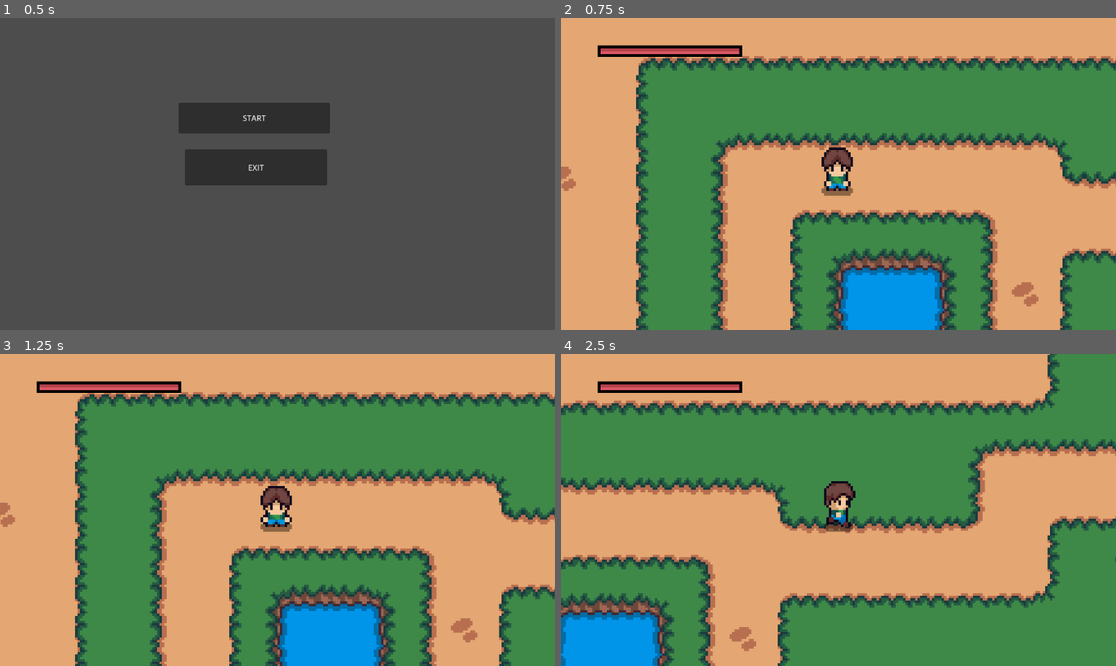
Above: before the commit, frames 1-4 (two rows, left to right).
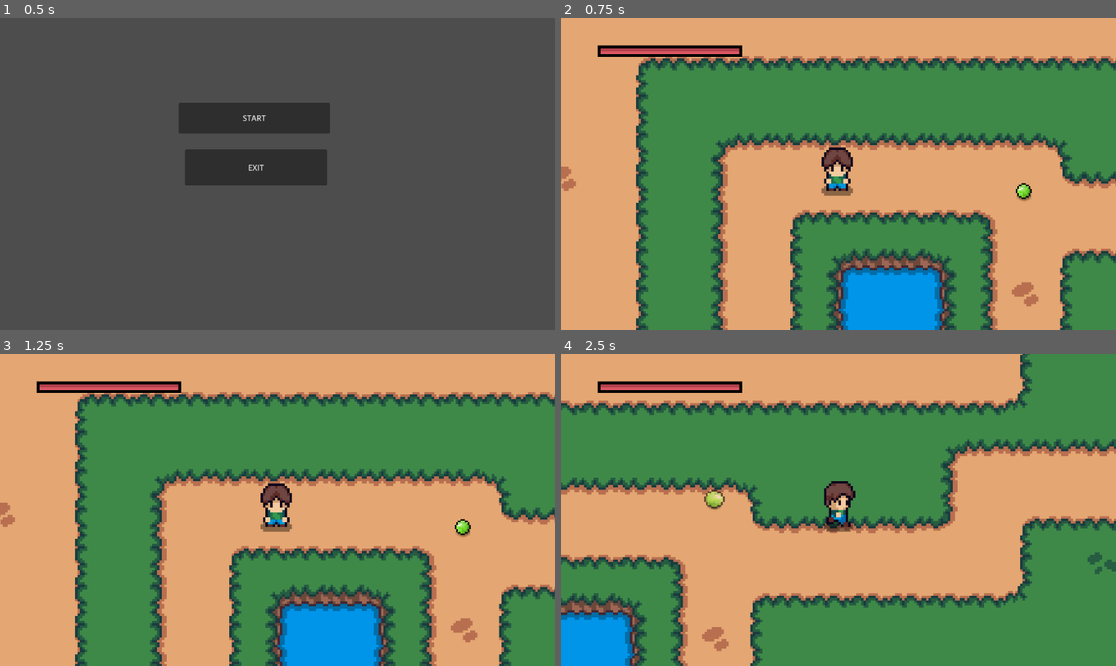
Above: after the commit, the same moments.

Repository: JoshuaPondStudios/lumenfall
Game: Godot game, scene res://Scenes/main_menu.tscn
Two runs of this game, one before a commit and one after it. Both use one fixed random seed, a clock stepped at 60 frames per second and the inputs below.
Inputs:
- Up to frame 1 (0.5 s): no input
- Up to frame 2 (0.75 s): click "START" at 0.5 s
- Up to frame 3 (1.25 s): no input
- Up to frame 4 (2.5 s): tap Enter at 1.25 s; hold D (right) from 1.28 s (still down); tap J (attack) at 1.35 s; tap W (up) at 1.52, 1.82, 2.27 s; tap Space (dash) at 1.55, 2.1 s; tap H (heal) at 2.3 s

Frame 1 is identical in both runs. In frame 2, 0.2% of the frame differs, in the area x 47-85%, y 51-59%; in frame 3, 0.5%; in frame 4, 19%, in the area x 0-100%, y 0-100%.

Commit message:
Better Animations

Diff:
--- a/Inventory/Items/slimeball_drop.tres
+++ b/Inventory/Items/slimeball_drop.tres
@@ -1,10 +1,10 @@
-[gd_resource type="Resource" script_class="DropItemData" load_steps=3 format=3 uid="uid://dpdj1v56vu7e3"]
+[gd_resource type="Resource" script_class="DropItemData" load_steps=3 format=3 uid="uid://cqh2c714aidbj"]
 
-[ext_resource type="PackedScene" uid="uid://co145bjht0r03" path="res://Scenes/slime_ball_collectable.tscn" id="1_svsfx"]
+[ext_resource type="PackedScene" uid="uid://dek4i2vybna6p" path="res://Scenes/slimeball_item.tscn" id="1_svsfx"]
 [ext_resource type="Script" uid="uid://dbdwgwb5n23ck" path="res://Scripts/DropitemData.gd" id="2_ygpqe"]
 
 [resource]
 script = ExtResource("2_ygpqe")
 scene = ExtResource("1_svsfx")
-chance = 0.4
+chance = 0.1
 metadata/_custom_type_script = "uid://dbdwgwb5n23ck"
--- a/Inventory/Scripts/heal_item.gd
+++ b/Inventory/Scripts/heal_item.gd
@@ -1,10 +1,52 @@
 extends Area2D
 
 @export var item: InvItem
+@export var pickup_sound: AudioStream
+
 var player = null
+var collected = false
+var timer := 0.0
+var collect_time := 0.4 # bisschen knackiger
+
+var spin_speed := 20.0  # schneller drehen (vorher 8)
+var rise_speed := 60.0  # weniger hoch steigen (vorher 120)
+
+@onready var sprite = $Shadow/ItemSprite
+@onready var audio = AudioStreamPlayer.new()
+
+func _ready() -> void:
+	add_child(audio)
 
 func _on_body_entered(body: Node2D) -> void:
+	if collected:
+		return
 	if body.is_in_group("player"):
 		player = body
 		player.collect(item)
-		queue_free()
+		collected = true
+		$CollisionShape2D.disabled = true
+		set_process(true)
+
+		# SOUND
+		audio.stream = pickup_sound
+		audio.play()
+
+		# GLÜHEN
+		sprite.modulate = Color(1, 1, 1, 1) * 2.0 # Überhellen
+
+func _process(delta: float) -> void:
+	if collected:
+		timer += delta
+		position.y -= rise_speed * delta
+
+		# Glühen abklingen lassen
+		sprite.modulate = sprite.modulate.lerp(Color(1, 1, 1, 0), delta * 5)
+
+		# Fake-3D Spin
+		sprite.scale.x = sin(timer * spin_speed) * 1.1
+
+		# Weiches Pulsieren
+		sprite.scale.y = 1.0 + sin(timer * 24.0) * 0.08
+
+		if timer >= collect_time:
+			queue_free()
--- a/Scenes/heal_item.tscn
+++ b/Scenes/heal_item.tscn
@@ -1,20 +1,31 @@
-[gd_scene load_steps=5 format=3 uid="uid://c1togd1q205ef"]
+[gd_scene load_steps=7 format=3 uid="uid://c1togd1q205ef"]
 
 [ext_resource type="Script" uid="uid://71e0o1ujsypy" path="res://Inventory/Scripts/heal_item.gd" id="1_d6ei1"]
 [ext_resource type="Texture2D" uid="uid://fqbmcbesjyrb" path="res://Assets/Items/heal/heal.png" id="1_ushss"]
 [ext_resource type="Resource" uid="uid://jgbe6us1cwq2" path="res://Inventory/Items/heal.tres" id="2_x5udk"]
+[ext_resource type="Texture2D" uid="uid://gflm1pykhggs" path="res://Assets/Items/shadow.png" id="3_45wls"]
+[ext_resource type="AudioStream" uid="uid://db475uurdamqd" path="res://Sounds/health-pickup-6860.mp3" id="3_gilo2"]
 
 [sub_resource type="CircleShape2D" id="CircleShape2D_d6ei1"]
-radius = 8.0
+radius = 5.0
 
 [node name="HealItem" type="Area2D"]
 script = ExtResource("1_d6ei1")
 item = ExtResource("2_x5udk")
+pickup_sound = ExtResource("3_gilo2")
 
 [node name="CollisionShape2D" type="CollisionShape2D" parent="."]
 shape = SubResource("CircleShape2D_d6ei1")
 
-[node name="Sprite2D" type="Sprite2D" parent="."]
+[node name="Shadow" type="Sprite2D" parent="."]
+self_modulate = Color(1, 1, 1, 0.470588)
+position = Vector2(0, 2.13379)
+scale = Vector2(0.75, 0.716553)
+texture = ExtResource("3_45wls")
+
+[node name="ItemSprite" type="Sprite2D" parent="Shadow"]
+position = Vector2(0, -2.97785)
+scale = Vector2(0.8, 0.837342)
 texture = ExtResource("1_ushss")
 
 [connection signal="area_entered" from="." to="." method="_on_area_entered"]
--- a/Scenes/level1.tscn
+++ b/Scenes/level1.tscn
@@ -10,6 +10,7 @@
 [ext_resource type="Script" uid="uid://bnsocndtg4ng2" path="res://Scripts/SlimeSpawner.gd" id="7_cpkqv"]
 [ext_resource type="PackedScene" uid="uid://cxbs6phre502r" path="res://Scenes/rare_heal_item.tscn" id="11_cpkqv"]
 [ext_resource type="PackedScene" uid="uid://mfyq12iil8vs" path="res://Scenes/pause_menu.tscn" id="11_rqhku"]
+[ext_resource type="PackedScene" uid="uid://dek4i2vybna6p" path="res://Scenes/slimeball_item.tscn" id="12_cpkqv"]
 [ext_resource type="PackedScene" uid="uid://c1togd1q205ef" path="res://Scenes/heal_item.tscn" id="12_d1mwp"]
 
 [sub_resource type="TileSetAtlasSource" id="TileSetAtlasSource_i8ckr"]
@@ -157,6 +158,12 @@
 [node name="HealItem6" parent="." instance=ExtResource("11_cpkqv")]
 position = Vector2(501, 198)
 
+[node name="HealItem7" parent="." instance=ExtResource("12_cpkqv")]
+position = Vector2(141, 98)
+
+[node name="HealItem8" parent="." instance=ExtResource("12_cpkqv")]
+position = Vector2(103, 29)
+
 [node name="UI" type="CanvasLayer" parent="."]
 
 [node name="PauseMenu" parent="UI" instance=ExtResource("11_rqhku")]
--- a/Scenes/player.tscn
+++ b/Scenes/player.tscn
@@ -1,9 +1,9 @@
-[gd_scene load_steps=22 format=3 uid="uid://bf6gsr2n5c1b7"]
+[gd_scene load_steps=23 format=3 uid="uid://bf6gsr2n5c1b7"]
 
 [ext_resource type="Script" uid="uid://f6013be0kiij" path="res://Scripts/player.gd" id="1_muy17"]
-[ext_resource type="Texture2D" uid="uid://se1nubj35myy" path="res://Assets/Player/PlayerNEW-export.png" id="2_cvnsp"]
 [ext_resource type="Resource" uid="uid://cu51mb6hyh14n" path="res://Inventory/PlayerInv.tres" id="2_x3wgy"]
 [ext_resource type="Texture2D" uid="uid://cq8mcktfxdjfs" path="res://Assets/UI/HealthBar/under.png" id="3_vgqql"]
+[ext_resource type="Texture2D" uid="uid://dcbqhxy1wisf6" path="res://Assets/Player/Player2.png" id="3_x3wgy"]
 [ext_resource type="Texture2D" uid="uid://bsa8nifalf2q6" path="res://Assets/UI/HealthBar/progress.png" id="4_fkybt"]
 [ext_resource type="PackedScene" uid="uid://87fjtxx0nulq" path="res://Scenes/inv_ui.tscn" id="6_x3wgy"]
 
@@ -39,7 +39,7 @@
 "times": PackedFloat32Array(0, 0.3),
 "transitions": PackedFloat32Array(1, 1),
 "update": 0,
-"values": [42, 45]
+"values": [31, 33]
 }
 
 [sub_resource type="Animation" id="Animation_xhxvj"]
@@ -55,7 +55,7 @@
 "times": PackedFloat32Array(0, 0.3),
 "transitions": PackedFloat32Array(1, 1),
 "update": 0,
-"values": [48, 51]
+"values": [34, 36]
 }
 
 [sub_resource type="Animation" id="Animation_kxe4b"]
@@ -71,23 +71,39 @@
 "times": PackedFloat32Array(0, 0.3),
 "transitions": PackedFloat32Array(1, 1),
 "update": 0,
-"values": [36, 39]
+"values": [27, 29]
 }
 
 [sub_resource type="Animation" id="Animation_cvnsp"]
 resource_name = "dash"
-length = 0.3
-tracks/0/type = "value"
-tracks/0/imported = false
-tracks/0/enabled = true
-tracks/0/path = NodePath("Player/Sprite2D:frame")
-tracks/0/interp = 1
-tracks/0/loop_wrap = true
-tracks/0/keys = {
-"times": PackedFloat32Array(0, 0.3),
-"transitions": PackedFloat32Array(1, 1),
-"update": 0,
-"values": [60, 63]
+length = 0.35
+tracks/0/type = "value"
+tracks/0/imported = false
+tracks/0/enabled = true
+tracks/0/path = NodePath("Player/Sprite2D:frame")
+tracks/0/interp = 1
+tracks/0/loop_wrap = true
+tracks/0/keys = {
+"times": PackedFloat32Array(0, 0.35),
+"transitions": PackedFloat32Array(1, 1),
+"update": 0,
+"values": [40, 42]
+}
+
+[sub_resource type="Animation" id="Animation_3smsa"]
+resource_name = "dash_north"
+length = 0.3
+tracks/0/type = "value"
+tracks/0/imported = false
+tracks/0/enabled = true
+tracks/0/path = NodePath("Player/Sprite2D:frame")
+tracks/0/interp = 1
+tracks/0/loop_wrap = true
+tracks/0/keys = {
+"times": PackedFloat32Array(0, 0.3),
+"transitions": PackedFloat32Array(1, 1),
+"update": 0,
+"values": [43, 46]
 }
 
 [sub_resource type="Animation" id="Animation_edrqq"]
@@ -103,7 +119,7 @@
 "times": PackedFloat32Array(0, 0.3),
 "transitions": PackedFloat32Array(1, 1),
 "update": 0,
-"values": [54, 57]
+"values": [37, 39]
 }
 
 [sub_resource type="Animation" id="Animation_q611b"]
@@ -118,7 +134,7 @@
 "times": PackedFloat32Array(0, 1),
 "transitions": PackedFloat32Array(1, 1),
 "update": 0,
-"values": [6, 11]
+"values": [4, 5]
 }
 
 [sub_resource type="Animation" id="Animation_3x6e4"]
@@ -133,7 +149,7 @@
 "times": PackedFloat32Array(0, 1),
 "transitions": PackedFloat32Array(1, 1),
 "update": 0,
-"values": [12, 17]
+"values": [7, 8]
 }
 
 [sub_resource type="Animation" id="Animation_ct51j"]
@@ -148,7 +164,7 @@
 "times": PackedFloat32Array(0, 1),
 "transitions": PackedFloat32Array(1, 1),
 "update": 0,
-"values": [0, 5]
+"values": [0, 2]
 }
 
 [sub_resource type="Animation" id="Animation_p0e8h"]
@@ -164,7 +180,7 @@
 "times": PackedFloat32Array(0, 0.6),
 "transitions": PackedFloat32Array(1, 1),
 "update": 0,
-"values": [24, 29]
+"values": [15, 20]
 }
 
 [sub_resource type="Animation" id="Animation_grlr0"]
@@ -180,7 +196,7 @@
 "times": PackedFloat32Array(0, 0.6),
 "transitions": PackedFloat32Array(1, 1),
 "update": 0,
-"values": [30, 35]
+"values": [21, 26]
 }
 
 [sub_resource type="Animation" id="Animation_7h58e"]
@@ -196,7 +212,7 @@
 "times": PackedFloat32Array(0, 0.6),
 "transitions": PackedFloat32Array(1, 1),
 "update": 0,
-"values": [18, 23]
+"values": [9, 14]
 }
 
 [sub_resource type="AnimationLibrary" id="AnimationLibrary_b2fy6"]
@@ -206,6 +222,7 @@
 &"attack_north": SubResource("Animation_xhxvj"),
 &"attack_south": SubResource("Animation_kxe4b"),
 &"dash": SubResource("Animation_cvnsp"),
+&"dash_north": SubResource("Animation_3smsa"),
 &"die": SubResource("Animation_edrqq"),
 &"idle_east": SubResource("Animation_q611b"),
 &"idle_north": SubResource("Animation_3x6e4"),
@@ -220,12 +237,14 @@
 
 [node name="Player" type="CharacterBody2D"]
 script = ExtResource("1_muy17")
+dash_duration = 0.25
 inv = ExtResource("2_x3wgy")
 
 [node name="Sprite2D" type="Sprite2D" parent="."]
-texture = ExtResource("2_cvnsp")
-hframes = 6
-vframes = 11
+texture = ExtResource("3_x3wgy")
+hframes = 7
+vframes = 7
+frame = 43
 
 [node name="CollisionShape2D" type="CollisionShape2D" parent="."]
 position = Vector2(-0.5, 4)
--- a/Scenes/rare_heal_item.tscn
+++ b/Scenes/rare_heal_item.tscn
@@ -1,20 +1,31 @@
-[gd_scene load_steps=5 format=3 uid="uid://cxbs6phre502r"]
+[gd_scene load_steps=7 format=3 uid="uid://cxbs6phre502r"]
 
 [ext_resource type="Script" uid="uid://71e0o1ujsypy" path="res://Inventory/Scripts/heal_item.gd" id="1_fcw7q"]
 [ext_resource type="Resource" uid="uid://cq42r5lsiwcma" path="res://Inventory/Items/rare_heal.tres" id="2_fcw7q"]
 [ext_resource type="Texture2D" uid="uid://bcduqy83bdrqo" path="res://Assets/Items/rare_heal/heal.png" id="3_hxvej"]
+[ext_resource type="AudioStream" uid="uid://db475uurdamqd" path="res://Sounds/health-pickup-6860.mp3" id="3_k1jeu"]
+[ext_resource type="Texture2D" uid="uid://gflm1pykhggs" path="res://Assets/Items/shadow.png" id="4_hxvej"]
 
 [sub_resource type="CircleShape2D" id="CircleShape2D_d6ei1"]
-radius = 8.0
+radius = 5.0
 
 [node name="HealItem" type="Area2D"]
 script = ExtResource("1_fcw7q")
 item = ExtResource("2_fcw7q")
+pickup_sound = ExtResource("3_k1jeu")
 
 [node name="CollisionShape2D" type="CollisionShape2D" parent="."]
 shape = SubResource("CircleShape2D_d6ei1")
 
-[node name="Sprite2D" type="Sprite2D" parent="."]
+[node name="Shadow" type="Sprite2D" parent="."]
+self_modulate = Color(1, 1, 1, 0.470588)
+position = Vector2(0, 2.13379)
+scale = Vector2(0.75, 0.716553)
+texture = ExtResource("4_hxvej")
+
+[node name="ItemSprite" type="Sprite2D" parent="Shadow"]
+position = Vector2(0, -2.97785)
+scale = Vector2(0.8, 0.837342)
 texture = ExtResource("3_hxvej")
 
 [connection signal="area_entered" from="." to="." method="_on_area_entered"]
--- a/Scenes/slime_ball_collectable.tscn
+++ /dev/null
@@ -1,28 +0,0 @@
-[gd_scene load_steps=6 format=3 uid="uid://co145bjht0r03"]
-
-[ext_resource type="Script" uid="uid://4vlqcurlv052" path="res://Scripts/slime_ball_collectable.gd" id="1_f3dai"]
-[ext_resource type="Texture2D" uid="uid://318txkmkwf1t" path="res://Assets/Items/slimeball/slimeball.png" id="2_0jr3q"]
-[ext_resource type="Resource" uid="uid://cpcdi2cojup8e" path="res://Inventory/Items/slimeball.tres" id="2_6ymc0"]
-
-[sub_resource type="CircleShape2D" id="CircleShape2D_qsqst"]
-
-[sub_resource type="CircleShape2D" id="CircleShape2D_6ymc0"]
-radius = 5.0
-
-[node name="SlimeBallCollectable" type="StaticBody2D"]
-script = ExtResource("1_f3dai")
-item = ExtResource("2_6ymc0")
-
-[node name="Sprite2D" type="Sprite2D" parent="."]
-texture = ExtResource("2_0jr3q")
-
-[node name="Area2D" type="Area2D" parent="."]
-
-[node name="CollisionShape2D" type="CollisionShape2D" parent="Area2D"]
-shape = SubResource("CircleShape2D_qsqst")
-
-[node name="CollisionShape2D" type="CollisionShape2D" parent="."]
-shape = SubResource("CircleShape2D_6ymc0")
-disabled = true
-
-[connection signal="body_entered" from="Area2D" to="." method="_on_area_2d_body_entered"]
--- /dev/null
+++ b/Scenes/slimeball_item.tscn
@@ -0,0 +1,32 @@
+[gd_scene load_steps=7 format=3 uid="uid://dek4i2vybna6p"]
+
+[ext_resource type="Script" uid="uid://71e0o1ujsypy" path="res://Inventory/Scripts/heal_item.gd" id="1_nh8q5"]
+[ext_resource type="Resource" uid="uid://cpcdi2cojup8e" path="res://Inventory/Items/slimeball.tres" id="2_nh8q5"]
+[ext_resource type="AudioStream" uid="uid://t81til1b8a6y" path="res://Sounds/pickup.mp3" id="3_aodhd"]
+[ext_resource type="Texture2D" uid="uid://gflm1pykhggs" path="res://Assets/Items/shadow.png" id="3_lemy6"]
+[ext_resource type="Texture2D" uid="uid://318txkmkwf1t" path="res://Assets/Items/slimeball/slimeball.png" id="4_nh8q5"]
+
+[sub_resource type="CircleShape2D" id="CircleShape2D_d6ei1"]
+radius = 5.0
+
+[node name="SlimeBall" type="Area2D"]
+script = ExtResource("1_nh8q5")
+item = ExtResource("2_nh8q5")
+pickup_sound = ExtResource("3_aodhd")
+
+[node name="CollisionShape2D" type="CollisionShape2D" parent="."]
+shape = SubResource("CircleShape2D_d6ei1")
+
+[node name="Shadow" type="Sprite2D" parent="."]
+self_modulate = Color(1, 1, 1, 0.470588)
+position = Vector2(0, 2.13379)
+scale = Vector2(0.75, 0.716553)
+texture = ExtResource("3_lemy6")
+
+[node name="ItemSprite" type="Sprite2D" parent="Shadow"]
+position = Vector2(0, -2.97785)
+scale = Vector2(0.8, 0.837342)
+texture = ExtResource("4_nh8q5")
+
+[connection signal="area_entered" from="." to="." method="_on_area_entered"]
+[connection signal="body_entered" from="." to="." method="_on_body_entered"]
--- a/Scripts/enemie_slime.gd
+++ b/Scripts/enemie_slime.gd
@@ -127,6 +127,7 @@
 	is_dead = true
 	velocity = Vector2.ZERO
 	collision.disabled = true
+	health_bar.visible = false
 	anim.play("die")
 
 	# Drop-System mit mehreren Items
--- a/Scripts/player.gd
+++ b/Scripts/player.gd
@@ -11,13 +11,16 @@
 @export var shake_intensity := 1
 
 @export var inv: Inv
-
+@export var healing_particles: PackedScene  # Partikel-Effekt
 
 @onready var anim := $AnimationPlayer
 @onready var sprite := $Sprite2D
 @onready var camera := $Camera2D
 @onready var attack_area := $AttackArea
 @onready var health_bar := $UI/HealthBar
+
+@onready var heal_sprite := get_node("Sprite2D")  # Dein Spieler-Sprite
+var heal_scale := Vector2(1, 1)  # Initiale Skalierung des Spielers
 
 var last_direction := "south"
 var is_attacking := false
@@ -188,8 +191,9 @@
 			anim.speed_scale = anim_speed  # Animationsgeschwindigkeit anpassen
 
 			# Animation abspielen und sofortige Richtungsänderung sicherstellen
-			if !anim.is_playing() or not anim.current_animation.begins_with("walk"):
+			if direction_string != last_direction or not anim.current_animation.begins_with("walk"):
 				anim.play("walk_" + direction_string)
+
 
 			last_direction = direction_string
 		else:
@@ -254,4 +258,34 @@
 			var item = slot.item
 			item.use_item(self)
 			inv.update.emit()  # UI benachrichtigen
+
+			# Spieler-Feedback: Heil-Effekt und Animation
+			play_heal_sound()   # Soundeffekt (falls gewünscht)
+			start_heal_animation()  # Heil-Animation für den Spieler
 			return  # Nur einen Trank verwenden
+
+# Akustischer Heil-Effekt
+func play_heal_sound():
+	var heal_sound = preload("res://Sounds/healing.mp3")  # Stelle sicher, dass die Datei existiert
+	var audio_player = AudioStreamPlayer.new()
+	audio_player.stream = heal_sound
+	add_child(audio_player)
+	audio_player.play()  # Heilt, wenn der Sound abgespielt wird
+
+func start_heal_animation():
+	# Pulsierende Heil-Animation (Skalierung)
+	var scale_up := Vector2(1.1, 1.1)  # Vergrößerte Skalierung
+	var scale_down := Vector2(1.0, 1.0)  # Zurück zur normalen Skalierung
+
+	# Spieler skalieren
+	heal_sprite.scale = scale_up
+	await get_tree().create_timer(0.2).timeout
+
+	heal_sprite.scale = scale_down
+	await get_tree().create_timer(0.2).timeout
+
+	# Spieler leuchten lassen (Farbe ändern)
+	heal_sprite.modulate = Color(1, 1, 0, 1)  # Spieler wird gelb
+	await get_tree().create_timer(0.2).timeout
+
+	heal_sprite.modulate = Color(1, 1, 1, 1)  # Zurück zur normalen Farbe
--- a/Scripts/slime_ball_collectable.gd
+++ b/Scripts/slime_ball_collectable.gd
@@ -7,7 +7,6 @@
 	if body.is_in_group("player"):
 		player = body
 		playercollect()
-		await get_tree().create_timer(0.1).timeout
 		self.queue_free()
 
 func playercollect():
Binary file added: Assets/Items/shadow.png
Not shown, added: Assets/Items/shadow.png.import
Binary file added: Assets/Particle/Smoke.png
Not shown, added: Assets/Particle/Smoke.png.import
Binary file added: Assets/Particle/dust.png
Not shown, added: Assets/Particle/dust.png.import
Binary file changed: Assets/Player/Player.png
Binary file added: Assets/Player/Player2.png
Not shown, added: Assets/Player/Player2.png.import
Binary file added: Assets/Player/PlayerNEW-export1.png
Not shown, added: Assets/Player/PlayerNEW-export1.png.import
Binary file added: Assets/Player/PlayerNEW-export10.png
(and 147 more such lines)
